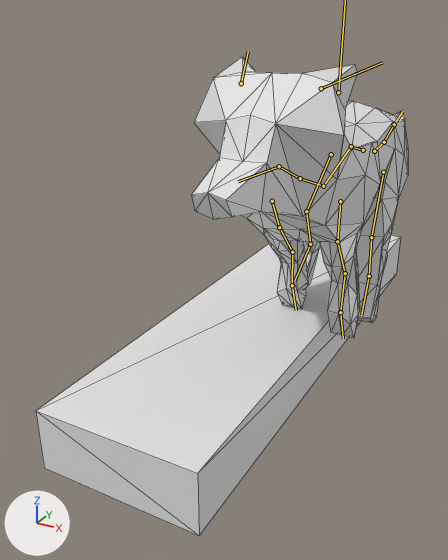
Two versions of the glTF model art/model/wolf_model_0.1.glb, one commit apart.
The view is the same before and after, from a camera (50 mm lens) standing at (5.27, -15.55, 3.61) and looking at (-2.36, -1.67, -3.33). Every picture has the same lights, and +X, +Y and +Z are marked at lower left. Both versions are drawn at frame 3 of the action 'dodge.b'; the numbers are the values there. The bones that bend it are drawn over the model as lines. Mesh edges are drawn as thin lines.

The first picture shows 'testfloor', 'wolfmesh'.
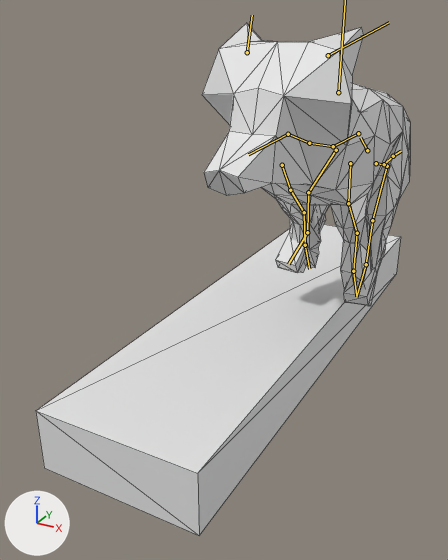
What the commit changed:
Bone 'spine1.origin' (bone_spine1_origin) moves from (0.0, -0.03, 0.21) to (0.0, -0.5, 0.24).
Bone 'spine1.origin' (bone_spine1_origin) turns from (-7, 0, 0) to (-25, 0, 0) degrees about its own x, y and z.
Bone 'spine3' (bone_spine3) turns from (1, 0, 0) to (25, 0, 0) degrees about its own x, y and z.

Where the change shows, as pixel boxes [x1, y1, x2, y2] in the pictures (448 x 560 px):
'wolfmesh', posed
    before: [191, 57, 408, 338]
    after: [202, 23, 410, 306]
bone 'spine1.origin', root to tip
    before: (363, 150) to (353, 147)
    after: (367, 150) to (360, 137)
bone 'spine3', root to tip
    before: (323, 186) to (300, 178)
    after: (333, 146) to (309, 143)
